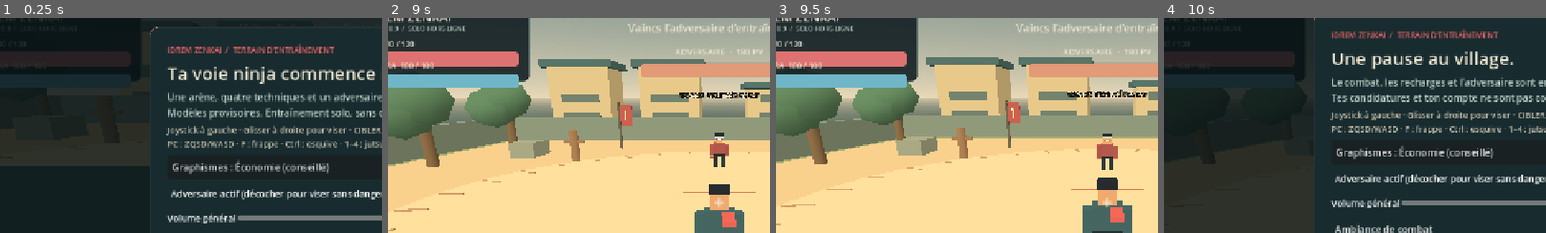
Above: before the commit, frames 1-4 (left to right).
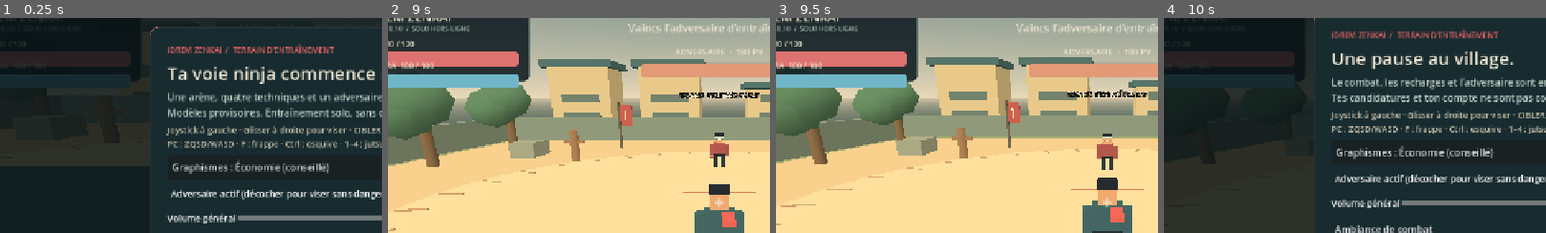
Above: after the commit, the same moments.

Repository: Zorolefrerot/MATCHLY-PROJECT
Game: Godot game, scene res://scenes/training.tscn
Two runs of this game, one before a commit and one after it. Both use one fixed random seed, a clock stepped at 60 frames per second and the inputs below. Sound files missing from this copy of the repository are replaced by a short silence.
Inputs:
- Up to frame 1 (0.25 s): no input
- Up to frame 2 (9 s): click "CIBLER" at 0.5 s; click "FRAPPE F" at 1.25 s; click "ESQUIVE Ctrl" at 2 s; click "SAUT Espace" at 2.75 s; click "COURIR" at 3.5 s; click "KATON 16 chakra" at 4.25 s; click "RAITON 24 chakra" at 5 s; click "FŪTON 12 chakra" at 5.75 s; click "DOTON 32 chakra" at 6.5 s; click "Graphismes : Économie (consei…" at 7.25 s; click "Ambiance de combat" at 8 s; click "LANCER L’ENTRAÎNEMENT" at 8.75 s
- Up to frame 3 (9.5 s): no input
- Up to frame 4 (10 s): click "PAUSE" at 9.5 s
The pictures show only the part of the screen within x 7-57%, y 7-57%; the shares and areas given below are measured in that part.

The runs differ from the first frame. In frame 2, 0.3% of the frame differs, in the area x 2-22%, y 3-7%; in frame 3, 0.3%; in frame 4, less than 0.1%.

Commit message:
feat: prepare grouped 0.10 installer with village music and site controls
Co-authored-by: arena-agent <297053741+arena-agent@users.noreply.github.com>

Diff:
--- a/game/scripts/hud.gd
+++ b/game/scripts/hud.gd
@@ -122,7 +122,7 @@
 	title.add_theme_color_override("font_color", CREAM)
 	top_panel.add_child(title)
 	var sub := Label.new()
-	sub.text = "PROTO 0.9  /  SOLO HORS LIGNE"
+	sub.text = "PROTO 0.10  /  SOLO HORS LIGNE"
 	sub.position = Vector2(16, 37)
 	sub.add_theme_font_size_override("font_size", 11)
 	sub.add_theme_color_override("font_color", Color("b4c7bf"))
--- a/game/scripts/konoha_hud.gd
+++ b/game/scripts/konoha_hud.gd
@@ -18,7 +18,7 @@
 	objective.add_theme_constant_override("shadow_offset_y", 2)
 	feedback = label("", 18)
 	feedback.horizontal_alignment = HORIZONTAL_ALIGNMENT_CENTER
-	footer = label("PROTO 0.9 · Mission solo · Position non sauvegardée", 13)
+	footer = label("PROTO 0.10 · Mission solo · Position non sauvegardée", 13)
 	footer.add_theme_color_override("font_color", Color("253b36"))
 	identity.clip_text = true
 	identity.text_overrun_behavior = TextServer.OVERRUN_TRIM_ELLIPSIS
--- a/game/tests/capture.gd
+++ b/game/tests/capture.gd
@@ -158,7 +158,7 @@
 	var image: Image = root.get_texture().get_image()
 	if image.save_png(folder.path_join(filename+".png")) != OK:
 		return false
-	if OS.get_environment("GITHUB_ACTIONS") == "true" and index in [6,8]:
+	if OS.get_environment("GITHUB_ACTIONS") == "true" and index in [0,6]:
 		# Two selected views × four parts maximum, below GitHub’s ten-notice step cap.
 		image.resize(480, 270, Image.INTERPOLATE_LANCZOS)
 		var encoded: String = Marshalls.raw_to_base64(image.save_jpg_to_buffer(0.45))
Not shown, changed: game/export_presets.cfg
Not shown, changed: game/VERSION
Not shown, changed: src/main.jsx
Not shown, changed: tests/game-prototype.test.js
